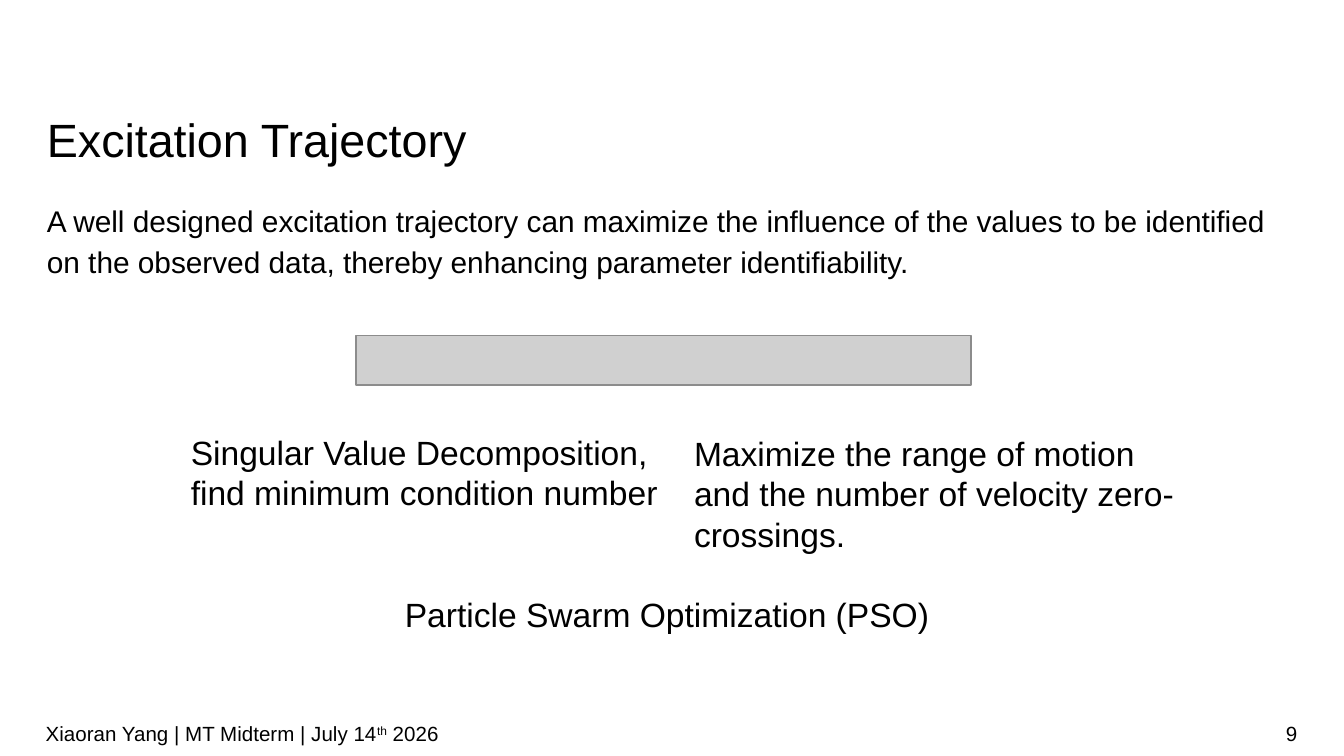
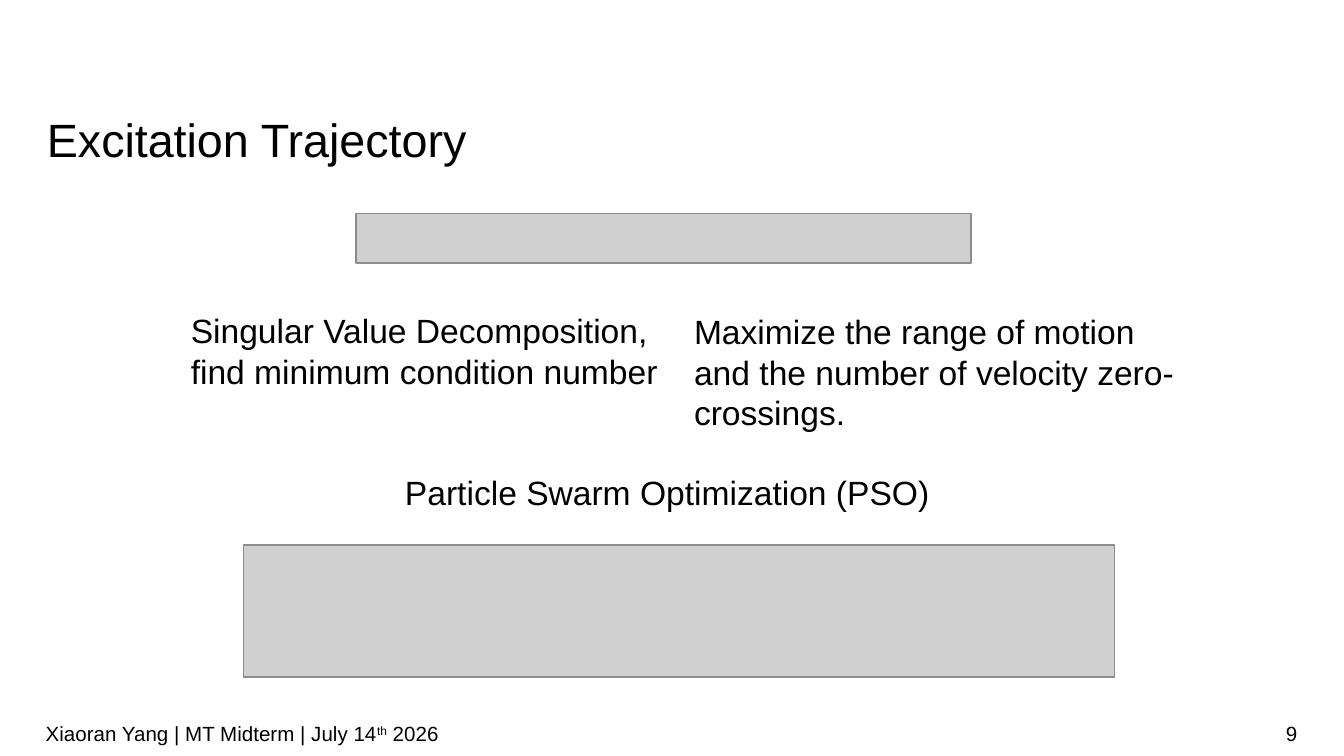
Before and after one commit to IDoccupled/identification, a slide deck: slide 9 of presentation/Midterm.odp. Drawn at 1344x756 pixels with LibreOffice and Linux fonts; fonts in the diff are those of the drawing; grey boxes stand for pictures; background and template pictures are left out. Boxes give left, top, right and bottom in pixels: in the first picture for what was removed or moved away, otherwise in the second. Text is boxed around its words. In the diff, an @@ line names an element or a change of style, - is before the commit and + after.

```diff
--- a/presentation/Midterm.odp
+++ b/presentation/Midterm.odp
@@ text removed at [47,210,1264,279] @@
-A well designed excitation trajectory can maximize the influence of the values to be identified on the observed data, thereby enhancing parameter identifiability.
@@ 3 texts, 2 rectangles, 1 picture: place and size @@
-3 texts, 2 rectangles, 1 picture at [191,335,1174,633]
+3 texts, 2 rectangles, 1 picture at [191,214,1174,511]
@@ picture added at [243,546,1114,677] @@
```
Also in this commit, not shown: 1 other slide changed, 1 slide added.
